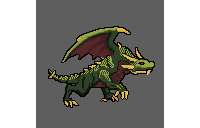
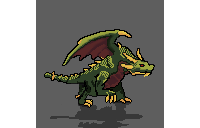
Revision of a layered 200px x 128px image; what changed, layer by layer:
painted on "Body" over left=44, top=26, right=155, bottom=128
added layer "shadow" above "Paint Layer 2 (pasted)" over left=44, top=64, right=155, bottom=128